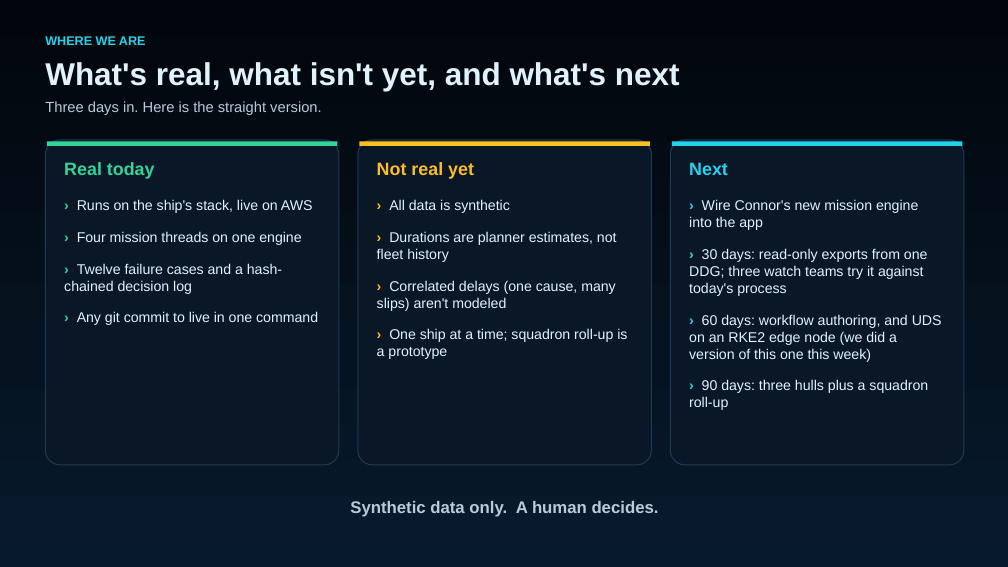
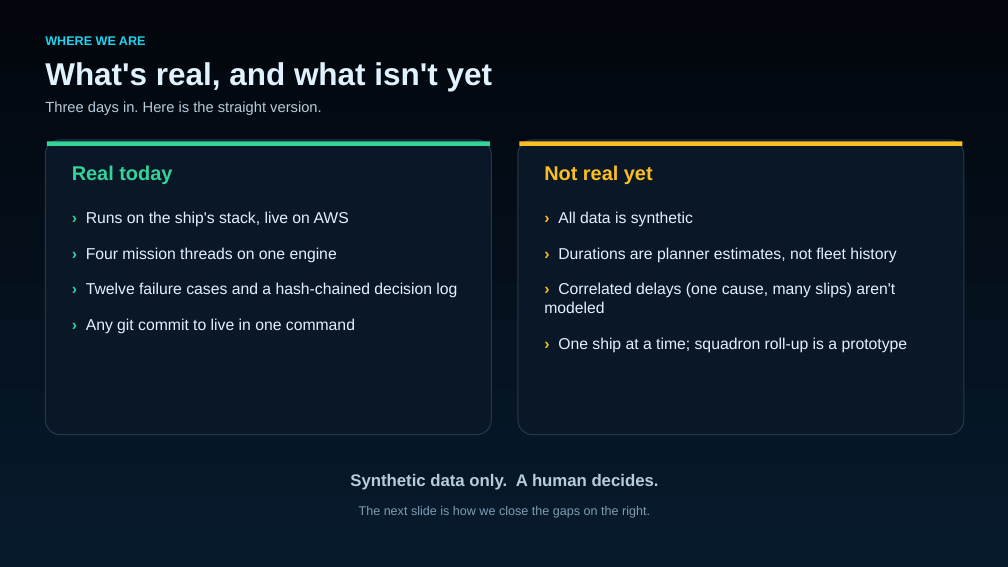
Before and after one commit to bschumacher-uncomn/HAWSIR, a slide deck: slide 20 of docs/slides/HAWSIR_this_week.pptx (slide 19 before the commit). Drawn at 1008x567 pixels with LibreOffice and Linux fonts; fonts in the diff are those of the drawing. Boxes give left, top, right and bottom in pixels: in the first picture for what was removed or moved away, otherwise in the second. Text is boxed around its words. In the diff, an @@ line names an element or a change of style, - is before the commit and + after.

Commit message:
Deck: team Mission Vector, execution engine slide, 30/60/90 plan
Title and team slides name the team. The team slide calls the cluster
hardened and STIG-style and drops the engine test counts. The mission thread
slide says the mission graph is executable. The app now runs on Connor's
engine, so the 'wire it in next' items are gone. 32 slides.

```diff
--- a/docs/slides/HAWSIR_this_week.pptx
+++ b/docs/slides/HAWSIR_this_week.pptx
@@ text at <box>45,62,493,91</box>: text changed @@
-What's real, what isn't yet, and what's next
+What's real, and what isn't yet
@@ rounded rectangle: place and size @@
-rounded rectangle at <box>45,140,339,465</box>
+rounded rectangle at <box>45,140,492,435</box>
@@ rectangle: place and size @@
-rectangle at <box>47,141,337,146</box>
+rectangle at <box>47,141,490,146</box>
@@ rounded rectangle: place and size @@
-rounded rectangle at <box>358,140,651,465</box>
+rounded rectangle at <box>518,140,964,435</box>
@@ rectangle: place and size @@
-rectangle at <box>359,141,650,146</box>
+rectangle at <box>520,141,963,146</box>
@@ rounded rectangle removed at <box>671,140,964,465</box> @@
@@ rectangle removed at <box>672,141,963,146</box> @@
@@ text "Real today": place and size @@
-text "Real today" at <box>64,162,155,179</box>
+text "Real today" at <box>72,165,172,184</box>
@@ text "Real today" at <box>72,165,172,184</box>: size 17 to 19 pt @@
@@ text "Not real yet" at <box>544,165,653,184</box>: size 17 to 19 pt @@
@@ text "Not real yet": place and size @@
-text "Not real yet" at <box>377,162,474,179</box>
+text "Not real yet" at <box>544,165,653,184</box>
@@ text removed at <box>689,162,728,175</box> @@
-Next
@@ text "› Runs on the ship's ...": place and size @@
-text "› Runs on the ship's ..." at <box>64,199,318,325</box>
+text "› Runs on the ship's ..." at <box>86,211,457,334</box>
@@ text "› Runs on the ship's ..." at <box>86,211,457,334</box>: size 13.5 to 15 pt; more space between paragraphs @@
@@ text "› All data is synthetic" at <box>544,211,908,353</box>: size 13.5 to 15 pt; more space between paragraphs @@
@@ text "› All data is synthetic": place and size @@
-text "› All data is synthetic" at <box>377,199,627,359</box>
+text "› All data is synthetic" at <box>544,211,908,353</box>
@@ text removed at <box>689,199,942,410</box> @@
-› Wire Connor's new mission engine into the app
-› 30 days: read-only exports from one DDG; three watch teams try it against today's process
-› 60 days: workflow authoring, and UDS on an RKE2 edge node (we did a version of this one this week)
-› 90 days: three hulls plus a squadron roll-up
@@ text "Synthetic data only. A human ...": place and size @@
-text "Synthetic data only. A human ..." at <box>350,501,659,517</box>
+text "Synthetic data only. A human ..." at <box>350,474,659,490</box>
@@ text added at <box>359,506,650,518</box>, 12 pt, text #7F9CB3 @@
+The next slide is how we close the gaps on the right.
```
Also in this commit, not shown: 5 other slides changed, 2 slides added, 3 other files.
